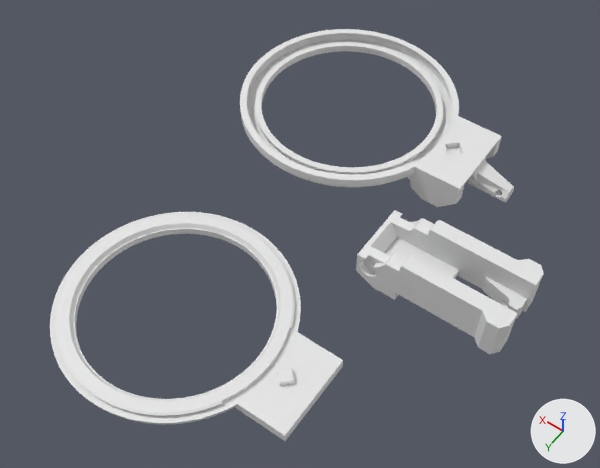
Renders of the Blender file models/micro-hoops/rims/v1-breakaway-rim.blend from each side of a commit.
One viewpoint serves both versions: a 50 mm camera at (-91.4, 151.4, 175.6) aimed at (-15.9, 45.7, 9.6). Every picture has the same lights, and +X, +Y and +Z are marked at lower right.

In view in the first picture: 'Cube', 'bottom rim', 'top rim'.
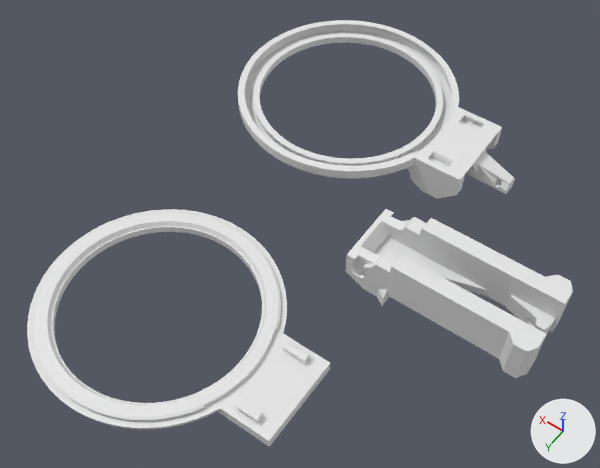
Changed parts and their boxes [x1, y1, x2, y2] in the pictures (600 x 468 px; the box of a moved part takes in the faces that stretch with it):
'top rim', reshaped, moved: before [50, 212, 343, 441]; after [27, 209, 330, 447]
'bottom rim', reshaped, moved: before [240, 29, 514, 207]; after [238, 20, 515, 199]
'Cube', reshaped, moved (21% wider, 17% taller): before [356, 210, 544, 354]; after [345, 209, 573, 378]
part 1 of me_cylinder_001, moved or reshaped: before [415, 116, 509, 202]; after [415, 107, 510, 194]
part 2 of me_cylinder_003, moved or reshaped: before [233, 332, 343, 436]; after [216, 333, 330, 441]
part 3 of me_cube, moved or reshaped: before [357, 220, 544, 354]; after [347, 218, 573, 378]

Diff of the bpy script that builds the scene:
```diff
--- a/models/micro-hoops/rims/v1-breakaway-rim.blend.py
+++ b/models/micro-hoops/rims/v1-breakaway-rim.blend.py
@@ me_cylinder_001 @@
 # used by ob_bottom_rim; location = (-34.7, 0.0, 5.1); scale = (31.0, 31.0, 2.0)
-me_cylinder_001.from_pydata(...)  # 1250 vertices, 954 faces; spans x -0.57..2.11, y -1.0..1.0, z -1.47..3.93
+me_cylinder_001.from_pydata(...)  # 1282 vertices, 972 faces; spans x -0.57..2.11, y -1.0..1.0, z -1.47..3.93
+# me_cylinder_001 part 1
+# 70 vertices are removed from x -0.52..0.11, y -0.09..0.09, z 0.49..3.92
+# 59 faces are deleted
+# 6 vertices move from x -0.52..-0.46, y -0.08..0.08, z 0.64..0.89 to x -0.5..-0.44, y -0.08..0.08, z 0.64..1.07
+# 53 vertices are added at x -0.51..-0.1, y -0.34..0.34, z 0.65..3.92
+# 18 new vertices lie (0.19, 0.0, 0.0) away from vertices in x -0.1, y -0.34..0.34, z 3.03..3.92
+# 14 new vertices lie (0.0, 0.16, 0.0) away from vertices in x -0.5..-0.44, y -0.08, z 0.65..1.14
+# 7 new vertices lie (0.0, 0.12, 0.0) away from vertices in x -0.5..-0.45, y -0.06, z 1.33..1.6
+# 5 new vertices lie (0.0, 0.14, 0.0) away from vertices in x -0.51..-0.44, y -0.07, z 1.04..1.33
+# 5 new vertices lie (0.0, 0.1, 0.0) away from vertices in x -0.49..-0.47, y -0.05, z 1.55..1.64
+# 77 new faces join them
@@ me_cylinder_003 @@
 # used by ob_top_rim; location = (-0.4, 77.0, 6.9); rotation_euler = (3.142, 0.0, 0.0), in degrees (180, 0, 0); scale = (31.0, 31.0, 1.5)
-me_cylinder_003.from_pydata(...)  # 717 vertices, 472 faces; spans x -1.36..1.0, y -1.0..1.0, z 3.07..6.07
+me_cylinder_003.from_pydata(...)  # 741 vertices, 480 faces; spans x -1.36..1.0, y -1.0..1.0, z 2.83..6.07
+# me_cylinder_003 part 2
+# 28 vertices are removed from x -1.17..-1.01, y -0.08..0.08, z 3.07..4.07
+# 19 faces are deleted
+# 32 vertices are added at x -1.21..-1.02, y -0.32..0.32, z 2.83..4.07
+# 14 new vertices lie (0.19, 0.0, 0.0) away from vertices in x -1.21, y -0.32..0.32, z 2.83..3.49
+# 6 new vertices lie (0.0, 0.0, 0.57) away from vertices in x -1.21..-1.02, y -0.31..0.31, z 3.49
+# 27 new faces join them
@@ me_cube @@
 # used by ob_cube; location = (-54.7, 33.3, 3.0); scale = (1.0, 1.0, 10.7)
-me_cube.from_pydata(...)  # 377 vertices, 271 faces; spans x -17.2..23.8, y -10.9..10.9, z -0.4..1.0
+me_cube.from_pydata(...)  # 389 vertices, 285 faces; spans x -25.4..23.8, y -11.3..11.3, z -0.4..1.0
+# me_cube part 3
+# 40 vertices are removed from x -16.4..-11.0, y -4.4..-1.4, z 0.0..0.2
+# 48 faces are deleted
+# 50 vertices in x -16.4..3.9, y -4.8..4.8, z -0.1..1.0 move by (-8.3, 0.0, 0.0)
+# 47 vertices in x -17.2..-11.8, y -8.9..8.9, z -0.1..1.0 move by (-8.2, 0.0, 0.0)
+# 4 vertices in x -10.3..3.9, y 8.9, z -0.1..1.0 move by (-8.2, 0.1, 0.0)
+# 4 vertices in x -10.3..3.9, y -8.9, z -0.1..1.0 move by (-8.2, -0.1, 0.0)
+# 4 vertices in x -15.6..-14.0, y 10.9, z -0.1..1.0 move by (-8.2, 0.4, 0.0)
+# 4 vertices in x -15.6..-14.0, y -10.9, z -0.1..1.0 move by (-8.2, -0.4, 0.0)
+# 14 vertices move from x -12.4..9.0, y -10.9..10.9, z -0.1..1.0 to x -20.7..10.9, y -11.3..11.3, z -0.1..1.0
+# 52 vertices are added at x -24.7..15.2, y -10.5..10.5, z -0.4..0.2
+# 62 new faces join them
@@ ob_bottom_rim @@
 ob_bottom_rim = bpy.data.objects.new('bottom rim', me_cylinder_001)
-ob_bottom_rim.location = (-34.7, 0.0, 5.1)
+ob_bottom_rim.location = (-34.2, 0.0, 8.2)
 ob_bottom_rim.scale = (31.0, 31.0, 2.0)
@@ ob_top_rim @@
 ob_top_rim = bpy.data.objects.new('top rim', me_cylinder_003)
-ob_top_rim.location = (-0.4, 77.0, 6.9)
+ob_top_rim.location = (0.1, 82.0, 12.6)
 ob_top_rim.rotation_euler = (3.142, 0.0, 0.0)  # degrees (180, 0, 0)
@@ ob_cube @@
 ob_cube = bpy.data.objects.new('Cube', me_cube)
-ob_cube.location = (-54.7, 33.3, 3.0)
+ob_cube.location = (-54.7, 38.5, 8.7)
 ob_cube.scale = (1.0, 1.0, 10.7)
```
